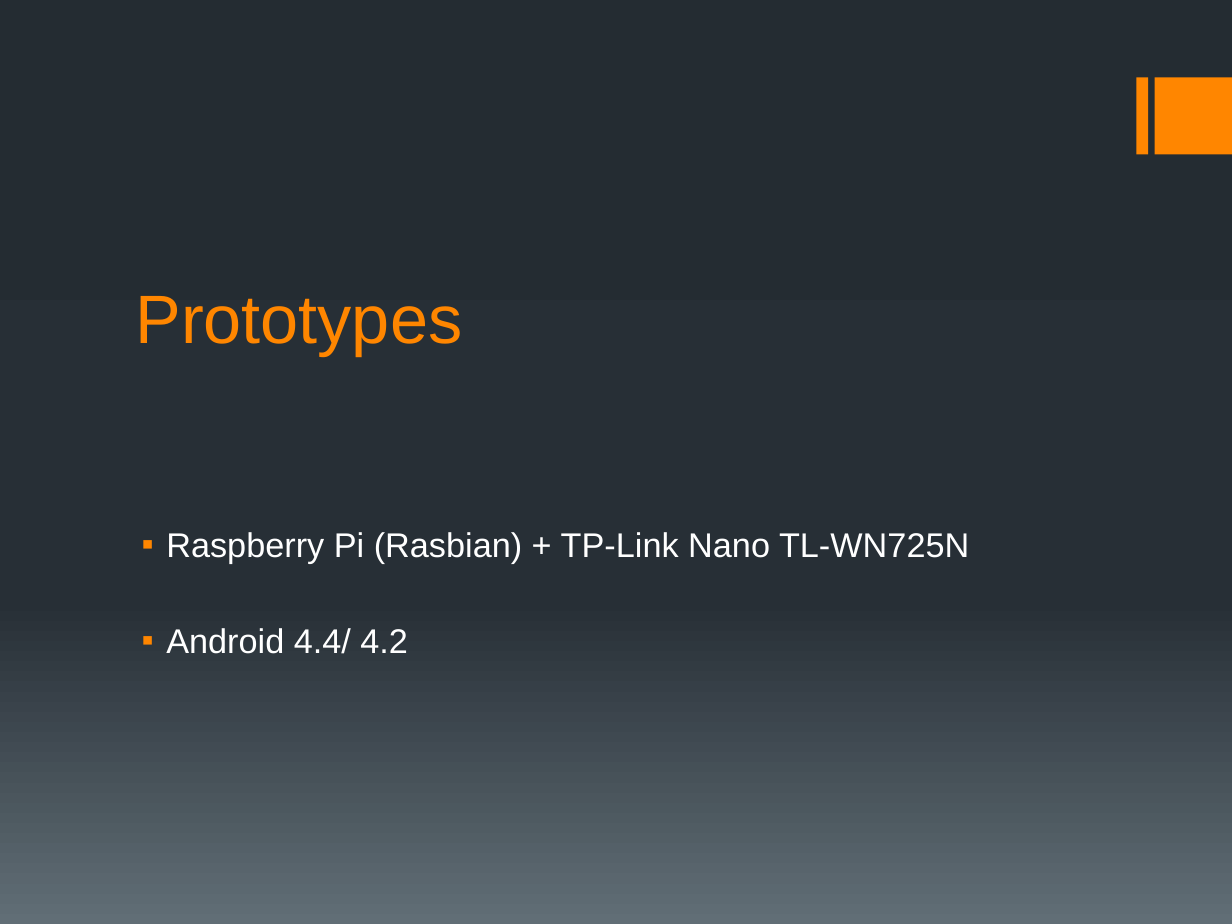
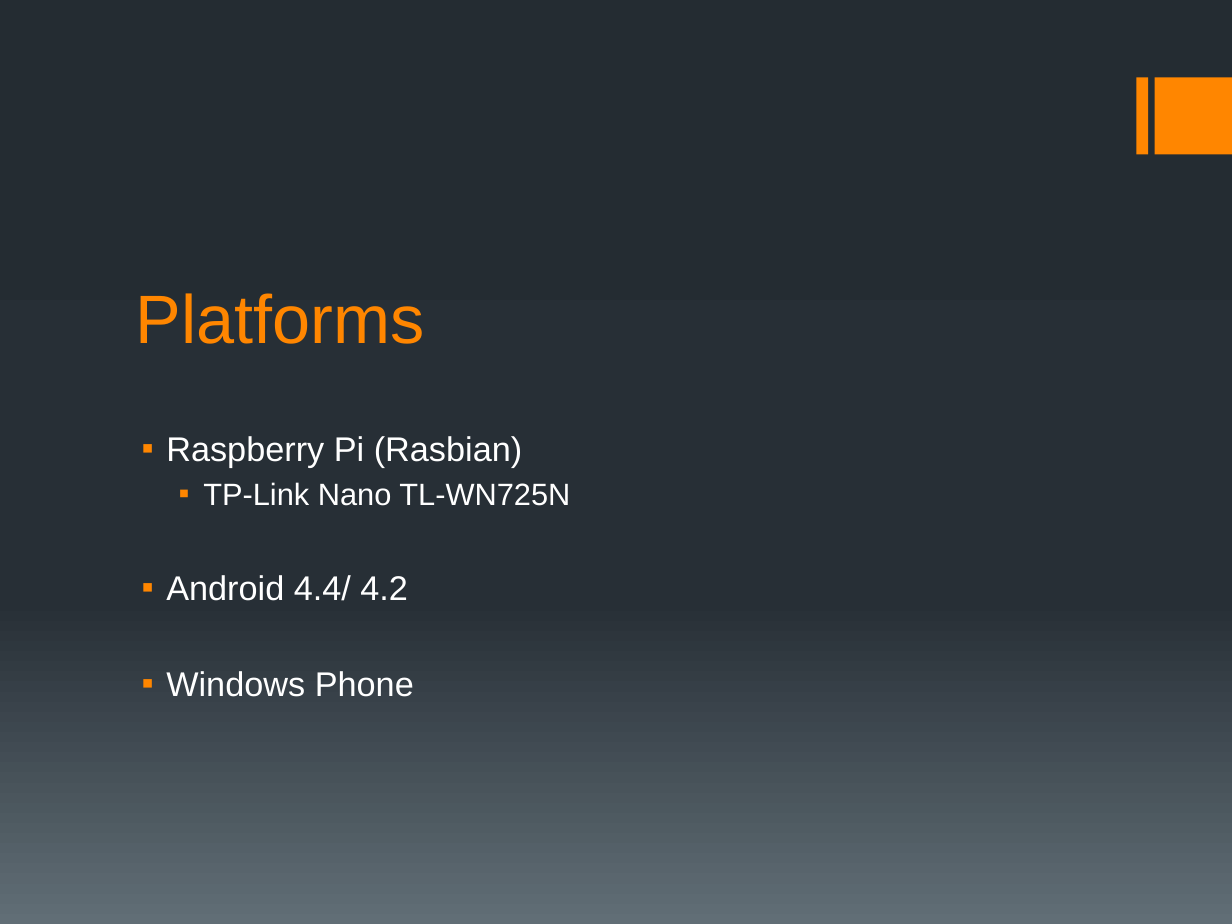
Before and after one commit to lightstalker89/MIT_SAD, a slide deck: slide 9 of 2nd_sem/daps/grill_murrent_lehner/DAPS.pptx. Drawn at 1232x924 pixels with LibreOffice and Linux fonts; fonts in the diff are those of the drawing. Boxes give left, top, right and bottom in pixels: in the first picture for what was removed or moved away, otherwise in the second. Text is boxed around its words. In the diff, an @@ line names an element or a change of style, - is before the commit and + after.

Commit message:
- updated Presentation. Renamed Prototypes to Platforms and added Windows Phone

```diff
--- a/2nd_sem/daps/grill_murrent_lehner/DAPS.pptx
+++ b/2nd_sem/daps/grill_murrent_lehner/DAPS.pptx
@@ title at bbox=[136, 293, 425, 344]: text changed @@
-Prototypes
+Platforms
@@ text at bbox=[166, 436, 570, 506]: text changed @@
-▪ Raspberry Pi (Rasbian) + TP-Link Nano TL-WN725N
+▪ Raspberry Pi (Rasbian)
+  ▪ TP-Link Nano TL-WN725N
@@ text at bbox=[166, 671, 414, 697]: paragraph added @@
+▪ Windows Phone
```
Also in this commit, not shown: 1 other slide changed.
